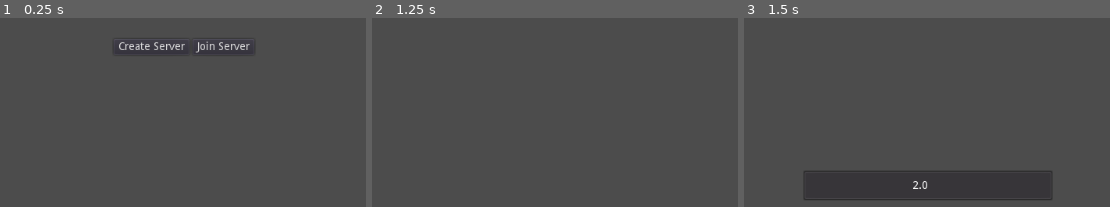
Above: before the commit, frames 1-3 (left to right).
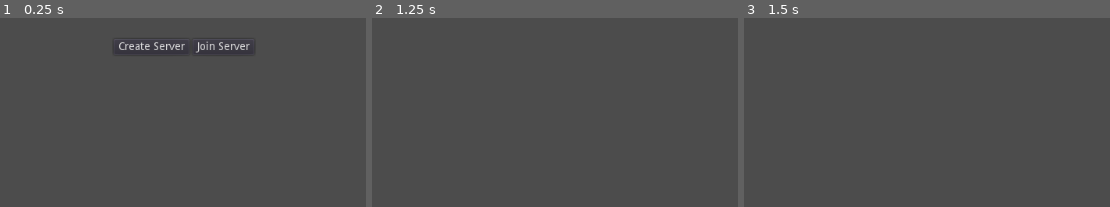
Above: after the commit, the same moments.

Repository: TRushton95/Sanctuary
Game: Godot game, scene res://Main.tscn
Two runs of this game, one before a commit and one after it. Both use one fixed random seed, a clock stepped at 60 frames per second and the inputs below. The engine's default icon, where the game draws it, is replaced by a stand-in: a white triangle on a blue panel in a dark square.
Inputs (mouse positions are % of the whole screen's width and height, from its top left):
- Up to frame 1 (0.25 s): no input
- Up to frame 2 (1.25 s): click "Create Server" at 0.5 s
- Up to frame 3 (1.5 s): tap Enter at 1.25 s; move the mouse to (76, 53) at 1.27 s; tap Q (Cast) at 1.35 s; click (76, 53) at 1.42 s
The pictures show only the part of the screen within x 27-77%, y 50-100%; the shares and areas given below are measured in that part.

Frames 1-2 are identical in both runs. In frame 3, 0.8% of the frame differs, in the area x 16-85%, y 80-97%.

Commit message:
Huge networking refactor to allow for client rollback
- Clients now rollback from last confirmed state
- Clients now send input instead of current state
- Client input now processed on each server state

Diff:
--- /dev/null
+++ b/Src/Gameplay/DataStructures/Command/CastCommand.gd
@@ -0,0 +1,8 @@
+extends Node
+class_name CastCommand
+
+var duration : float
+
+
+func _init(duration: float) -> void:
+	self.duration = duration
--- /dev/null
+++ b/Src/Gameplay/DataStructures/Command/MoveCommand.gd
@@ -0,0 +1,8 @@
+extends Node
+class_name MoveCommand
+
+var path : Vector2
+
+
+func _init(path) -> void:
+	self.path = path
--- a/Src/Gameplay/DataStructures/UserInput.gd
+++ b/Src/Gameplay/DataStructures/UserInput.gd
@@ -3,12 +3,15 @@
 
 var data : Dictionary setget ,get_data
 
-func _init(command, sequence_id, timestamp):
+func _init(command, payload, request_id):
 	data = {
-		Constants.UserInput.COMMAND: command,
-		Constants.UserInput.SEQUENCE_ID: sequence_id,
-		Constants.UserInput.TIMESTAMP: timestamp
+		Constants.ClientInput.COMMAND: command,
+		Constants.Network.REQUEST_ID: request_id, # TODO: Super hacky fix to make comparisons work, look into unifying userInput and request messages
+		Constants.ClientInput.TIMESTAMP: ServerClock.get_time()
 	}
+
+	if payload:
+		data[Constants.ClientInput.PAYLOAD] = payload
 
 
 func get_data() -> Dictionary:
--- a/Src/Gameplay/Entities/Unit/Unit.gd
+++ b/Src/Gameplay/Entities/Unit/Unit.gd
@@ -3,9 +3,10 @@
 
 const SPEED := 300
 
-var _path : PoolVector2Array
-var _is_casting := false
+var path : PoolVector2Array setget set_path
+var is_casting := false setget ,get_is_casting
 
+signal path_set
 signal path_expired
 signal started_casting
 signal stopped_casting
@@ -13,12 +14,12 @@
 
 
 func _on_CastTimer_stopped():
-	_is_casting = false
+	is_casting = false
 	emit_signal("stopped_casting")
 
 
 func _process(delta: float) -> void:
-	if _is_casting:
+	if is_casting:
 		emit_signal("progressed_casting", $CastTimer.current_time)
 
 
@@ -31,19 +32,45 @@
 	$CastTimer.stop()
 
 
+func get_cast_progress() -> float:
+	if !is_casting:
+		return -1.0
+
+	return $CastTimer.current_time
+
+
+func input_command(command) -> void:
+	if command is MoveCommand:
+		stop_cast()
+		var new_path = NavigationHelper.get_simple_path(position, command.path)
+		new_path.remove(0) # Remove starting position
+		path = new_path
+
+	if command is CastCommand:
+		start_cast(command.duration)
+
+
 func move_along_path(delta: float) -> void:
-	if !_path.empty():
+	if !path.empty():
 		var walkable_distance = SPEED * delta
-		var distance_to_next_point = position.distance_to(_path[0])
 
-		while !_path.empty() && walkable_distance > 0:
-			if walkable_distance > distance_to_next_point:
-				walkable_distance -= position.distance_to(_path[0])
-				position = _path[0]
-				_path.remove(0)
+		while !path.empty() && walkable_distance > 0:
+			if walkable_distance > position.distance_to(path[0]):
+				walkable_distance -= position.distance_to(path[0])
+				position = path[0]
+				path.remove(0)
 			else:
-				position += position.direction_to(_path[0]) * walkable_distance
+				position += position.direction_to(path[0]) * walkable_distance
 				walkable_distance = 0
 
-		if _path.empty():
+		if path.empty():
 			emit_signal("path_expired")
+
+
+
+func set_path(value: PoolVector2Array) -> void:
+	path = value
+	emit_signal("path_set", path)
+
+func get_is_casting() -> bool:
+	return is_casting
--- a/Src/Gameplay/Global/Constants.gd
+++ b/Src/Gameplay/Global/Constants.gd
@@ -9,10 +9,13 @@
 class Network:
 	const TIME = "T"
 	const POSITION = "P"
+	const CASTING = "C"
 	const REQUEST_ID = "RID"
 
 
 class ClientInput:
 	const COMMAND = "C"
-	const SEQUENCE_ID = "S"
+	const PAYLOAD = "P"
+	const REQUEST_ID = "RID"
 	const TIMESTAMP = "T"
+	const PATH = "PTH"
--- a/Src/Gameplay/Global/GameServer.gd
+++ b/Src/Gameplay/Global/GameServer.gd
@@ -16,9 +16,9 @@
 #  CLIENT METHODS #
 ###################
 
-func send_player_state(player_state: Dictionary) -> void:
+func send_player_input(player_input: Dictionary) -> void:
 	if !_simulating_lag:
-		_game_world.rpc_unreliable_id(Constants.SERVER_ID, "receive_player_state", player_state)
+		_game_world.rpc_unreliable_id(Constants.SERVER_ID, "receive_player_input", player_input)
 
 
 ###################
--- /dev/null
+++ b/Src/Gameplay/Global/NavigationHelper.gd
@@ -0,0 +1,18 @@
+extends Node
+
+var _nav_instance
+
+
+func setup(nav_instance) -> void:
+	self._nav_instance = nav_instance
+
+
+func get_simple_path(from: Vector2, to: Vector2) -> PoolVector2Array:
+	if !_nav_instance:
+		print("Navigation instance not set")
+		return PoolVector2Array()
+
+	var result = _nav_instance.get_simple_path(from, to)
+	result.remove(0) # Remove starting position
+
+	return result
--- a/Src/Gameplay/Global/ServerInfo.gd
+++ b/Src/Gameplay/Global/ServerInfo.gd
@@ -31,6 +31,10 @@
 	return result
 
 
+func get_users() -> Dictionary:
+	return _players
+
+
 remote func populate_players(players: Dictionary) -> void:
 	_players = players
 	print("Currenty active players: " + str(players))
--- a/Src/Gameplay/Utility/Stopwatch/Stopwatch.gd
+++ b/Src/Gameplay/Utility/Stopwatch/Stopwatch.gd
@@ -10,6 +10,10 @@
 
 
 func _process(delta: float) -> void:
+	update(delta)
+
+
+func update(delta: float) -> void:
 	if !is_running:
 		return
 
--- a/Src/Gameplay/World/Components/WorldClient.gd
+++ b/Src/Gameplay/World/Components/WorldClient.gd
@@ -14,22 +14,28 @@
 	self.world = world
 
 
-func send_player_update(movement_delta: Vector2) -> void:
+func get_input() -> UserInput:
+	var input = null
+
+	if world.buffered_movement_input is Vector2:
+		input = UserInput.new("M", world.buffered_movement_input, request_id)
+	if world.buffered_movement_input != null: # Reset
+		world.buffered_movement_input = null
+
+	if Input.is_action_just_pressed("Cast"):
+		var cast_time = 2.0
+		input = UserInput.new("Q", cast_time, request_id)
+
+	return input
+
+
+func send_input(input: UserInput) -> void:
 	if world.player.is_network_master():
-		var player_state = {
-			Constants.Network.TIME: OS.get_system_time_msecs(),
-			Constants.Network.POSITION: world.player.get_global_position(),
-			Constants.Network.REQUEST_ID: request_id
-		}
+		GameServer.send_player_input(input.data)
 
-		GameServer.send_player_state(player_state)
-
-		var request_state = {
-			Constants.Network.POSITION: movement_delta,
-			Constants.Network.REQUEST_ID: request_id
-		}
-
-		request_history.append(request_state)
+		var history_data = input.data.duplicate()
+		history_data[Constants.ClientInput.PATH] = world.player.path
+		request_history.append(history_data)
 
 		request_id += 1
 
@@ -40,25 +46,58 @@
 		world_state_buffer.append(world_state)
 
 		var player_id = get_tree().get_network_unique_id()
-		var player_state = world_state[player_id]
+		if world_state.has(player_id):
+			var player_state = world_state[player_id]
 
-		var oudated_requests = []
-		for request in request_history:
-			if request[Constants.Network.REQUEST_ID] <= player_state[Constants.Network.REQUEST_ID]: # Equal because we don't want to rollback through the already server-confirmed request
-				oudated_requests.append(request)
+			if world_state.has(Constants.Network.REQUEST_ID):
+				print("Sequence id from server: " + str(world_state[Constants.Network.REQUEST_ID]))
 
-		# Remove oudated requests
-		for request in oudated_requests:
-			request_history.erase(request)
+			var oudated_requests = []
+			for request in request_history:
+				if request[Constants.Network.REQUEST_ID] <= player_state[Constants.Network.REQUEST_ID]: # Equal because we don't want to rollback through the already server-confirmed request
+					oudated_requests.append(request)
 
-		world.player.position = player_state[Constants.Network.POSITION]
+			# Remove oudated requests
+			for request in oudated_requests:
+				request_history.erase(request)
 
-		# Replay client-side prediction based on most recent available server data
-		# TODO possible bug as packets order most likely not guarunteed?
-		if request_history.size() > 0:
-			print("Replaying from request " + str(request_history[0][Constants.Network.REQUEST_ID]))
-			for i in range(0, request_history.size()):
-				world.player.position += request_history[i][Constants.Network.POSITION] # TODO perhaps create new constant for this to make it clear its not position, but position delta
+			world.player.position = player_state[Constants.Network.POSITION]
+
+			if player_state.has(Constants.Network.CASTING):
+				world.player.start_cast(2.0, player_state[Constants.Network.CASTING]) # TODO: Don't hardcode the duration here
+				print("Enforced casting progress from server: " + str(player_state[Constants.Network.CASTING]))
+			elif world.player.is_casting:
+				world.player.stop_cast()
+
+			# Replay client-side prediction based on most recent available server data
+			if request_history.size() > 0:
+				print("Replaying from request " + str(request_history[0][Constants.Network.REQUEST_ID]))
+
+				world.player.path = request_history[0][Constants.ClientInput.PATH]
+				var FRAME_DURATION = 0.0167 # figure out how we can replay the timestep accurately
+				var snapshot_time = world_state[Constants.Network.TIME] + FRAME_DURATION
+
+				var temporary_request_history = request_history.duplicate()
+				var inputs = []
+
+				for request in temporary_request_history:
+					if request[Constants.ClientInput.TIMESTAMP] < snapshot_time:
+						inputs.append(request)
+
+				for input in inputs:
+					temporary_request_history.erase(input)
+
+				print("Snapshot time: " + str(snapshot_time))
+				while snapshot_time < ServerClock.get_time():
+					play_forward_frame(FRAME_DURATION, snapshot_time, inputs)
+					snapshot_time += FRAME_DURATION
+
+				snapshot_time -= FRAME_DURATION # TODO: hack fix - snapshot time has been incremented to be bigger than get_time, we want the snapshot BEFORE that
+				var remaining_time = ServerClock.get_time() - snapshot_time
+				play_forward_frame(remaining_time, snapshot_time, inputs)
+
+				print("Played to time: " + str(ServerClock.get_time()))
+				print("Rollback placed at " + str(world.player.position))
 
 
 func process_world_state() -> void:
@@ -105,3 +144,26 @@
 					get_node(username).position = new_position
 				else:
 					world.create_player(key, username, new_position)
+
+
+func play_forward_frame(delta: float, snapshot_time: float, inputs) -> void:
+	for input in inputs:
+		var command_type = input[Constants.ClientInput.COMMAND]
+		var payload = input[Constants.ClientInput.PAYLOAD]
+		var command = build_command(command_type, payload)
+		world.player.input_command(command)
+
+	world.player.move_along_path(delta)
+	world.player.get_node("CastTimer").update(delta)
+
+
+func build_command(command_type: String, payload):
+	var result
+
+	match command_type:
+		"M":
+			result = MoveCommand.new(payload)
+		"Q":
+			result = CastCommand.new(payload)
+
+	return result
--- a/Src/Gameplay/World/Components/WorldServer.gd
+++ b/Src/Gameplay/World/Components/WorldServer.gd
@@ -1,34 +1,73 @@
 extends Node
 class_name WorldServer
 
+var world
 var network_update_time := 0.0
-var world_state := {}
-var player_states := {}
+
+var world_snapshots := {}
+var player_input_buffers := {}
+var latest_ackowledged_player_requests := {}
 
 
-func process_client_update_requests(delta: float) -> void:
+func _init(world) -> void:
+	self.world = world
+
+
+func send_world_state(delta: float) -> void:
 	network_update_time += delta * 1000
 	if network_update_time >= Constants.SERVER_TICK_RATE_MS:
 		network_update_time -= Constants.SERVER_TICK_RATE_MS
 
-		world_state = {}
+		var world_state = {}
 
-		if !player_states.empty():
-			world_state = player_states.duplicate(true)
+		for user_id in ServerInfo.get_users():
+			var username = ServerInfo.get_username(user_id)
+			if world.has_node(username):
 
-			for player_id in world_state.keys():
-				world_state[player_id].erase(Constants.Network.TIME) # Remove timestamp from returned data
+				var request_id = -1
+				if latest_ackowledged_player_requests.has(user_id):
+					request_id = latest_ackowledged_player_requests[user_id]
+
+				var user = world.get_node(username)
+
+				world_state[user_id] = {
+					Constants.Network.POSITION: user.position,
+					Constants.Network.TIME: OS.get_system_time_msecs(),
+					Constants.Network.REQUEST_ID: request_id
+				}
+
+				if user.is_casting:
+					world_state[user_id][Constants.Network.CASTING] = user.get_cast_progress()
 
 		if !world_state.empty():
 			world_state[Constants.Network.TIME] = OS.get_system_time_msecs()
 			GameServer.broadcast_world_state(world_state)
 
 
-func update_player_state(new_player_state: Dictionary) -> void:
+func buffer_player_input(player_input: Dictionary) -> void:
 	var sender_id = get_tree().get_rpc_sender_id()
+	player_input_buffers[sender_id] = player_input # Possible bug here if we attempt to queue multiple inputs
 
-	if player_states.has(sender_id):
-		if player_states[sender_id][Constants.Network.TIME] < new_player_state[Constants.Network.TIME]:
-			player_states[sender_id] = new_player_state
-	else:
-		player_states[sender_id] = new_player_state
+
+# TODO: Going to process inputs directly for now, thought this should implement server rollback later
+# TODO: Change input variable name here, its misleading as this is a server packet that contains input data - makes you think request_id wouldn't be on it
+func process_player_input_buffer() -> void:
+	for player_id in player_input_buffers.keys():
+		var input = player_input_buffers[player_id]
+		var username = ServerInfo.get_username(player_id)
+
+		if world.has_node(username):
+			var player = world.get_node(username)
+
+			match input[Constants.ClientInput.COMMAND]:
+				"M":
+					var destination = input[Constants.ClientInput.PAYLOAD]
+					player.path = NavigationHelper.get_simple_path(player.position, destination)
+				"Q":
+					var cast_duration = input[Constants.ClientInput.PAYLOAD]
+					player.start_cast(cast_duration)
+
+			if !latest_ackowledged_player_requests.has(player_id) || latest_ackowledged_player_requests[player_id] < input[Constants.ClientInput.REQUEST_ID]:
+				latest_ackowledged_player_requests[player_id] = input[Constants.ClientInput.REQUEST_ID]
+
+	player_input_buffers.clear()
--- a/Src/Gameplay/World/World.gd
+++ b/Src/Gameplay/World/World.gd
@@ -9,7 +9,7 @@
 var world_client: WorldClient
 
 var player
-var input
+var buffered_movement_input
 
 
 func _on_ServerClock_ping_updated(ping: int) -> void:
@@ -38,6 +38,14 @@
 	$CanvasLayer/CastBar/Label.text = str(value).pad_decimals(2)
 
 
+func _on_Unit_path_set(path: PoolVector2Array) -> void:
+	path.insert(0, player.position)
+
+	$PathDebug.clear_points()
+	for point in path:
+		$PathDebug.add_point(point)
+
+
 func _ready() -> void:
 	_setup_components()
 
@@ -47,6 +55,7 @@
 	player = get_node(player_name)
 	player.set_network_master(get_tree().get_network_unique_id())
 
+	NavigationHelper.setup($Navigation2D)
 	GameServer.setup(self)
 	ServerClock.setup()
 	ServerClock.connect("ping_updated", self, "_on_ServerClock_ping_updated")
@@ -58,19 +67,18 @@
 		$LagSimTimer.start(LAG_SIM_DURATION)
 		$CanvasLayer/NetworkInfo/VBoxContainer/LagSimWarning.show()
 
-	if Input.is_action_just_pressed("Cast"):
-		player.start_cast(2)
+	var input = world_client.get_input()
+
+	if input:
+		world_client.send_input(input)
 
 
 func _physics_process(delta: float) -> void:
-	var prev_player_position = player.position
 	player.move_along_path(delta)
-	var movement_delta = player.position - prev_player_position
-
-	world_client.send_player_update(movement_delta)
 
 	if get_tree().is_network_server():
-		world_server.process_client_update_requests(delta)
+		world_server.process_player_input_buffer()
+		world_server.send_world_state(delta)
 
 	world_client.process_world_state()
 
@@ -80,17 +88,11 @@
 		return
 
 	if event.button_index == BUTTON_RIGHT && event.pressed:
-		var path = $Navigation2D.get_simple_path(player.position, event.position)
-		$PathDebug.clear_points()
-		for point in path:
-			$PathDebug.add_point(point)
-
-		path.remove(0) # Remove starting point
-		player._path = path
+		buffered_movement_input = event.global_position
 
 
-master func receive_player_state(new_player_state: Dictionary) -> void:
-	world_server.update_player_state(new_player_state)
+master func receive_player_input(player_input: Dictionary) -> void:
+	world_server.buffer_player_input(player_input)
 
 
 remotesync func receive_world_state(world_state: Dictionary) -> void:
@@ -106,7 +108,7 @@
 
 
 func _setup_components() -> void:
-	world_server = WorldServer.new()
+	world_server = WorldServer.new(self)
 	world_client = WorldClient.new(self)
 
 	add_child(world_client)
--- a/Src/Gameplay/World/World.tscn
+++ b/Src/Gameplay/World/World.tscn
@@ -92,6 +92,7 @@
 }
 
 [connection signal="path_expired" from="Unit" to="." method="_on_Unit_path_expired"]
+[connection signal="path_set" from="Unit" to="." method="_on_Unit_path_set"]
 [connection signal="progressed_casting" from="Unit" to="." method="_on_Unit_progressed_casting"]
 [connection signal="started_casting" from="Unit" to="." method="_on_Unit_started_casting"]
 [connection signal="stopped_casting" from="Unit" to="." method="_on_Unit_stopped_casting"]
--- a/Src/project.godot
+++ b/Src/project.godot
@@ -9,6 +9,16 @@
 config_version=4
 
 _global_script_classes=[ {
+"base": "Node",
+"class": "CastCommand",
+"language": "GDScript",
+"path": "res://Gameplay/DataStructures/Command/CastCommand.gd"
+}, {
+"base": "Node",
+"class": "MoveCommand",
+"language": "GDScript",
+"path": "res://Gameplay/DataStructures/Command/MoveCommand.gd"
+}, {
 "base": "Node",
 "class": "Stopwatch",
 "language": "GDScript",
@@ -35,6 +45,8 @@
 "path": "res://Gameplay/World/Components/WorldServer.gd"
 } ]
 _global_script_class_icons={
+"CastCommand": "",
+"MoveCommand": "",
 "Stopwatch": "",
 "Unit": "",
 "UserInput": "",
@@ -54,6 +66,7 @@
 ServerClock="*res://Gameplay/Global/ServerClock.gd"
 GameServer="*res://Gameplay/Global/GameServer.gd"
 ServerInfo="*res://Gameplay/Global/ServerInfo.gd"
+NavigationHelper="*res://Gameplay/Global/NavigationHelper.gd"
 
 [input]
 
